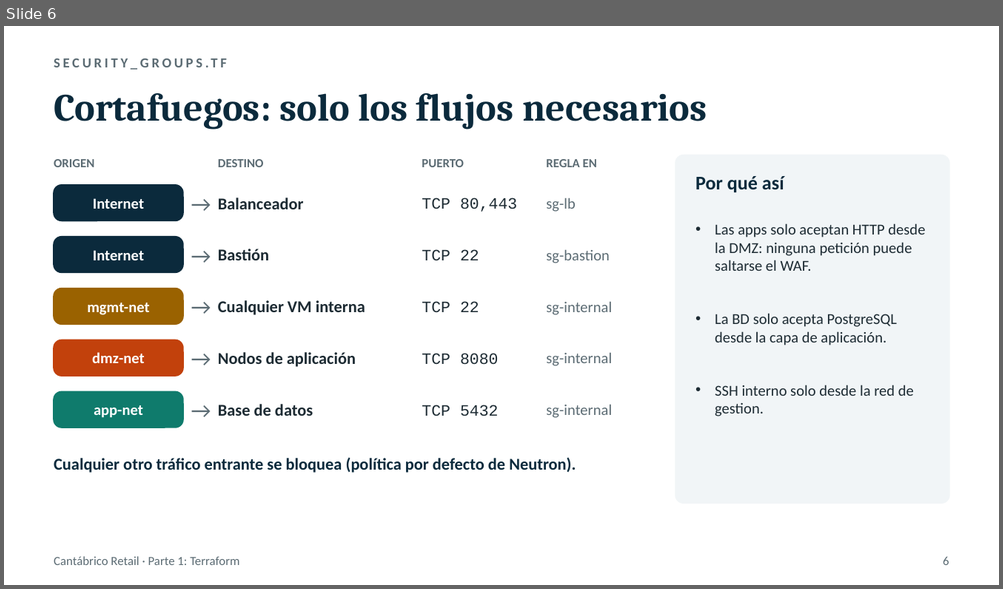
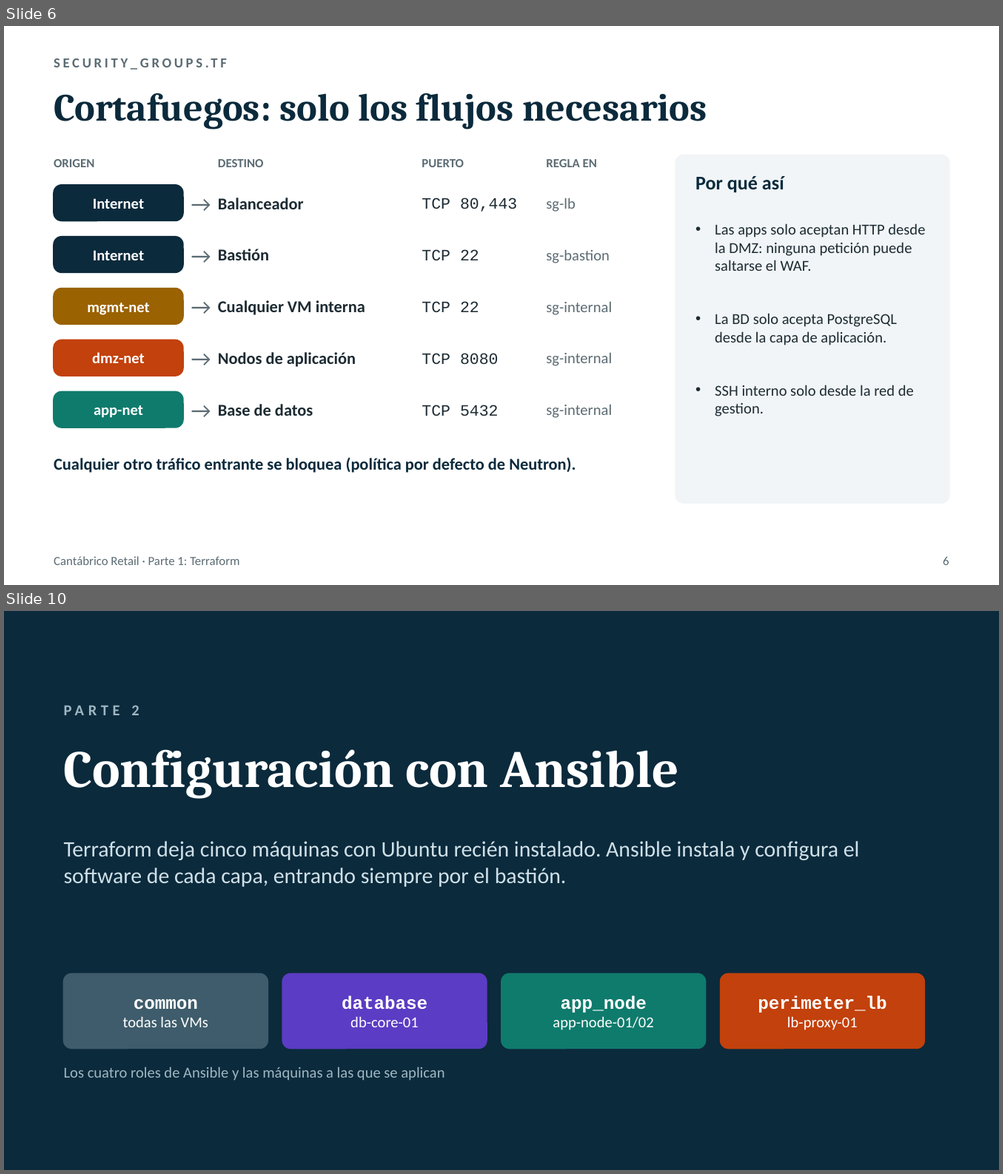
Before and after one commit to CodeSFI/ASSW_Lab_Project, a slide deck: docs/presentacion_parte1_terraform.pptx. Shown one above the other, each under a label of ours: slide 6 before the commit, slides 6 and 10 after it; the slides between them are not shown. The pictures are 1003x589 and 1003x1174 pixels, drawn with LibreOffice and Linux fonts; fonts in the diff are those of the drawing. Boxes give left, top, right and bottom in pixels: in the first picture for what was removed or moved away, otherwise in the second. Text is boxed around its words. In the diff, an @@ line names an element or a change of style, - is before the commit and + after.

```diff
--- a/docs/presentacion_parte1_terraform.pptx
+++ b/docs/presentacion_parte1_terraform.pptx
@@ slide 10 added at (x1=4, y1=611, x2=999, y2=1170), background #0B2A3C @@
@@ text added at (x1=131, y1=705, x2=139, y2=715), 11 pt, text #9FB7C3, bold @@
+PARTE 2
@@ text added at (x1=64, y1=749, x2=678, y2=798), 38 pt, text #FFFFFF, bold @@
+Configuración con Ansible
@@ text added at (x1=64, y1=841, x2=859, y2=887), 16 pt, text #CFE0E8 @@
+Terraform deja cinco máquinas con Ubuntu recién instalado. Ansible instala y configura el software de cada capa, entrando siempre por el bastión.
@@ rounded rectangle added at (x1=64, y1=974, x2=267, y2=1048), fill #3E5C6B, outline #3E5C6B 1 pt @@
@@ rounded rectangle added at (x1=282, y1=974, x2=486, y2=1048), fill #5B3CC4, outline #5B3CC4 1 pt @@
@@ rounded rectangle added at (x1=501, y1=974, x2=706, y2=1048), fill #0F7B6C, outline #0F7B6C 1 pt @@
@@ rounded rectangle added at (x1=720, y1=974, x2=924, y2=1048), fill #C2410C, outline #C2410C 1 pt @@
@@ text added at (x1=123, y1=999, x2=208, y2=1028), 11 pt, text #FFFFFF @@
+common
+todas las VMs
@@ text added at (x1=341, y1=996, x2=427, y2=1028), 11 pt, text #FFFFFF @@
+database
+db-core-01
@@ text added at (x1=552, y1=996, x2=653, y2=1031), 11 pt, text #FFFFFF @@
+app_node
+app-node-01/02
@@ text added at (x1=757, y1=996, x2=886, y2=1031), 13 pt, text #FFFFFF, bold @@
+perimeter_lb
+lb-proxy-01
@@ text added at (x1=64, y1=1068, x2=444, y2=1081), 11 pt, text #9FB7C3 @@
+Los cuatro roles de Ansible y las máquinas a las que se aplican
```
Also in this commit, not shown: 3 slides changed, 11 other slides added.
